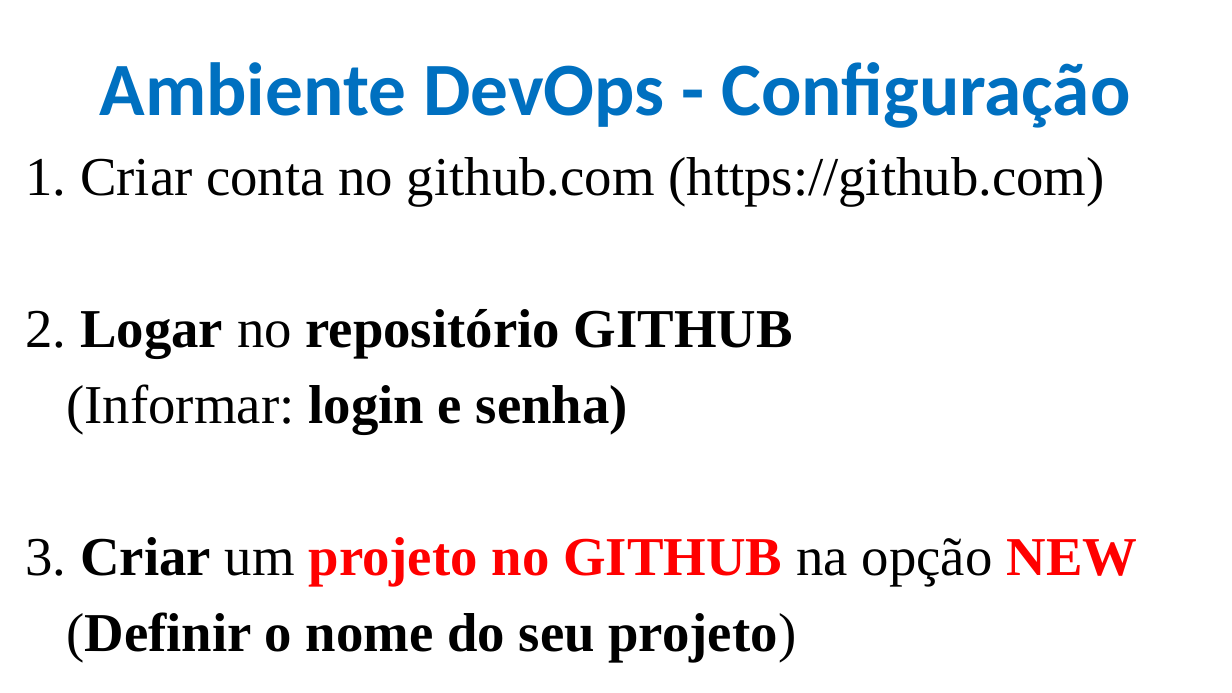
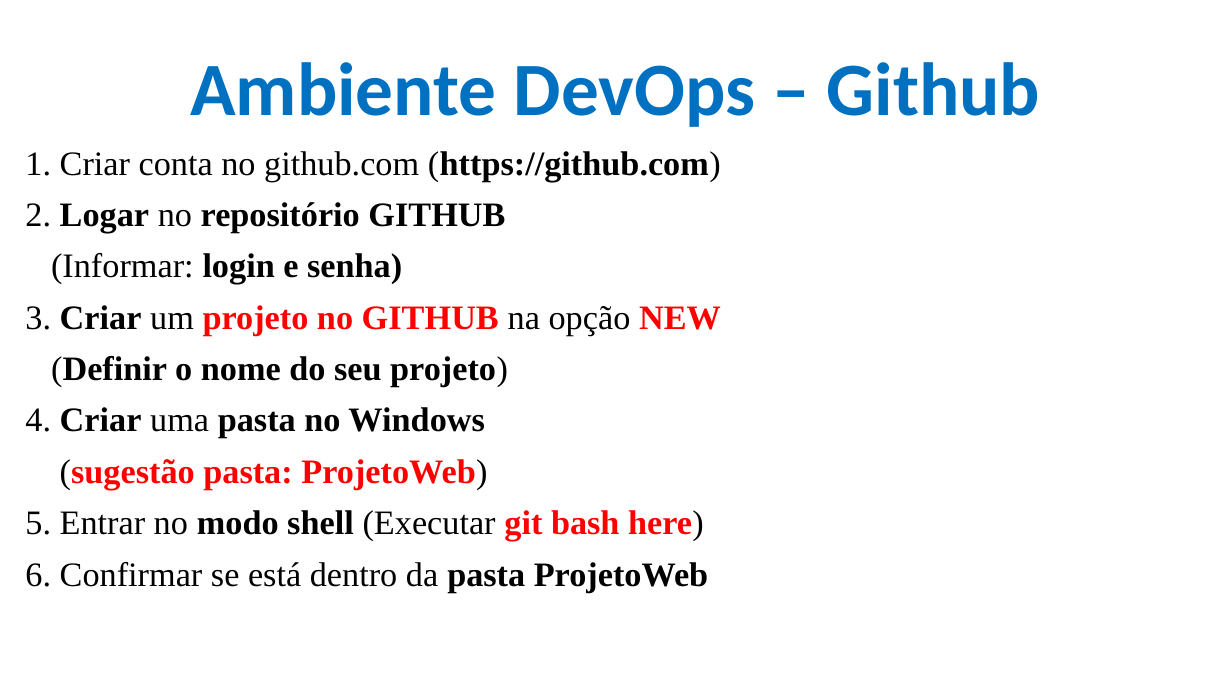
Before and after one commit to CloudEducationBrazil/WydenDesenvolvimentoWebPHP, a slide deck: slide 4 of 01 Classes/Aula 02 Desenvolvimento Web PHP - HTML.pptx (slide 6 before the commit). Drawn at 1232x693 pixels with LibreOffice and Linux fonts; fonts in the diff are those of the drawing; background and template pictures are left out. Boxes give left, top, right and bottom in pixels: in the first picture for what was removed or moved away, otherwise in the second. Text is boxed around its words. In the diff, an @@ line names an element or a change of style, - is before the commit and + after.

```diff
--- a/01 Classes/Aula 02 Desenvolvimento Web PHP - HTML.pptx
+++ b/01 Classes/Aula 02 Desenvolvimento Web PHP - HTML.pptx
@@ title at (x1=190, y1=62, x2=1040, y2=127): text changed @@
-Ambiente DevOps - Configuração
+Ambiente DevOps – Github
@@ text at (x1=25, y1=151, x2=721, y2=387): size 32 to 20 pt in "1. Criar conta no github.com (https://github.com)", "2. Logar no repositório GITHUB", "(Informar: login e senha)", "3. Criar um projeto no GITHUB na ..." and 1 more places; bold on in "(https://github.com)" @@
@@ text at (x1=25, y1=407, x2=708, y2=592): paragraphs added @@
+4. Criar uma pasta no Windows
+(sugestão pasta: ProjetoWeb)
+5. Entrar no modo shell (Executar git bash here)
+6. Confirmar se está dentro da pasta ProjetoWeb
```
Also in this commit, not shown: 12 other slides changed, 6 slides removed, 1 other file.
